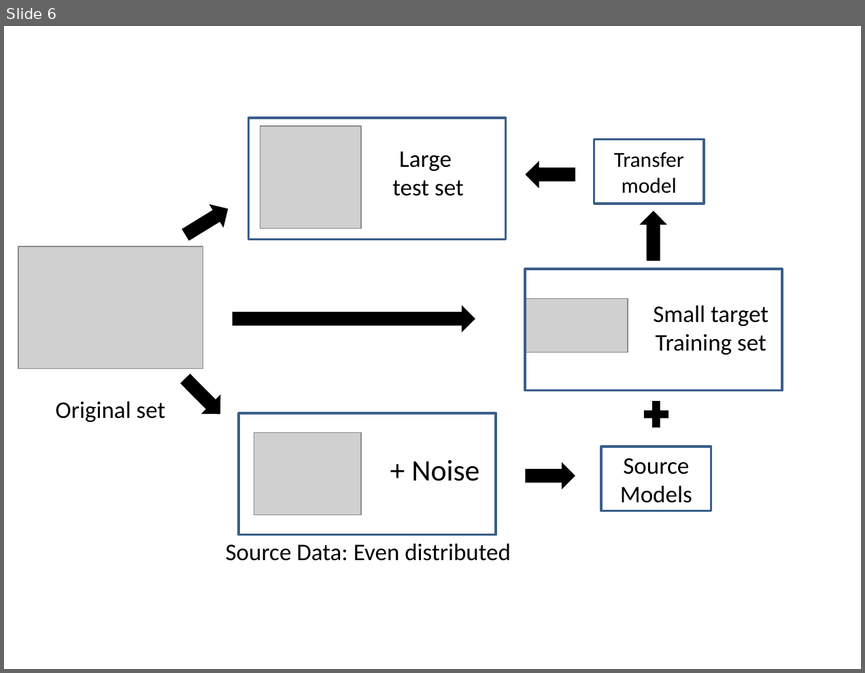
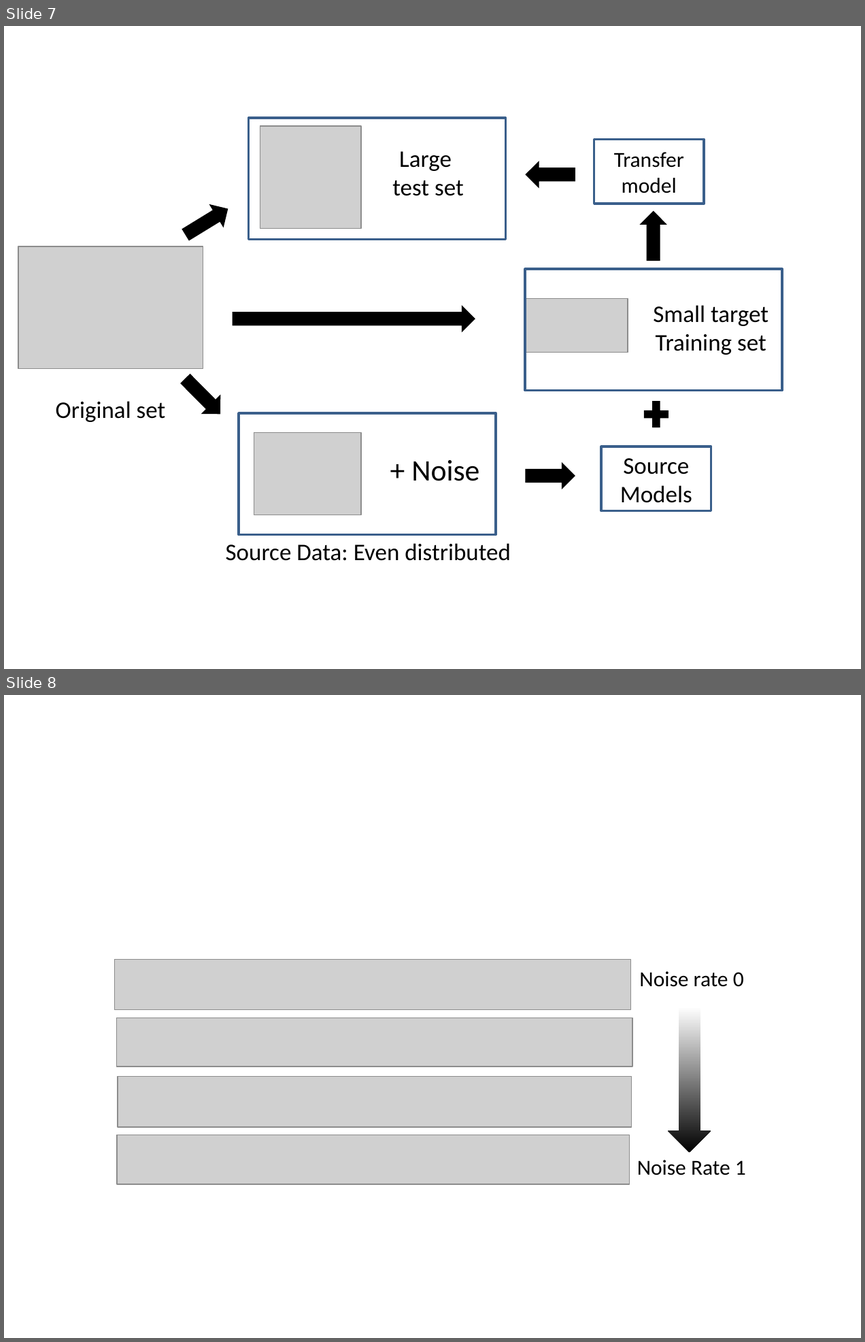
Before and after one commit to shuangao/thesis, a slide deck: transfer/fig/Presentation1.pptx. Shown one above the other, each under a label of ours: slide 6 before the commit, slides 7 and 8 after it. The pictures are 865x673 and 865x1342 pixels, drawn with LibreOffice and Linux fonts; fonts in the diff are those of the drawing; grey boxes stand for pictures. Boxes give left, top, right and bottom in pixels: in the first picture for what was removed or moved away, otherwise in the second. Text is boxed around its words. In the diff, an @@ line names an element or a change of style, - is before the commit and + after.

```diff
--- a/transfer/fig/Presentation1.pptx
+++ b/transfer/fig/Presentation1.pptx
@@ slide 8 added at <box>4,695,861,1338</box>, background #FFFFFF @@
@@ text added at <box>639,971,744,987</box>, 18 pt, text #000000 @@
+Noise rate 0
@@ down arrow added at <box>668,1002,711,1152</box>, fill gradient #FFFFFF to #000000 @@
@@ group added at <box>115,959,632,1183</box>: 4 pictures @@
@@ text added at <box>637,1159,746,1175</box>, 18 pt, text #000000 @@
+Noise Rate 1
@@ what was slide 6 is now slide 7 @@
```
Also in this commit, not shown: 1 other slide added, 9 other files.
